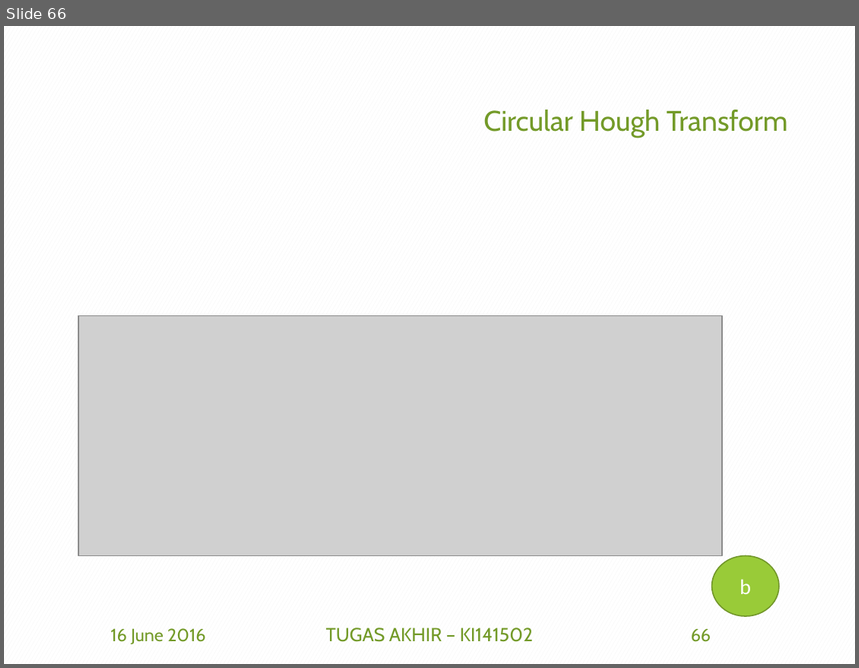
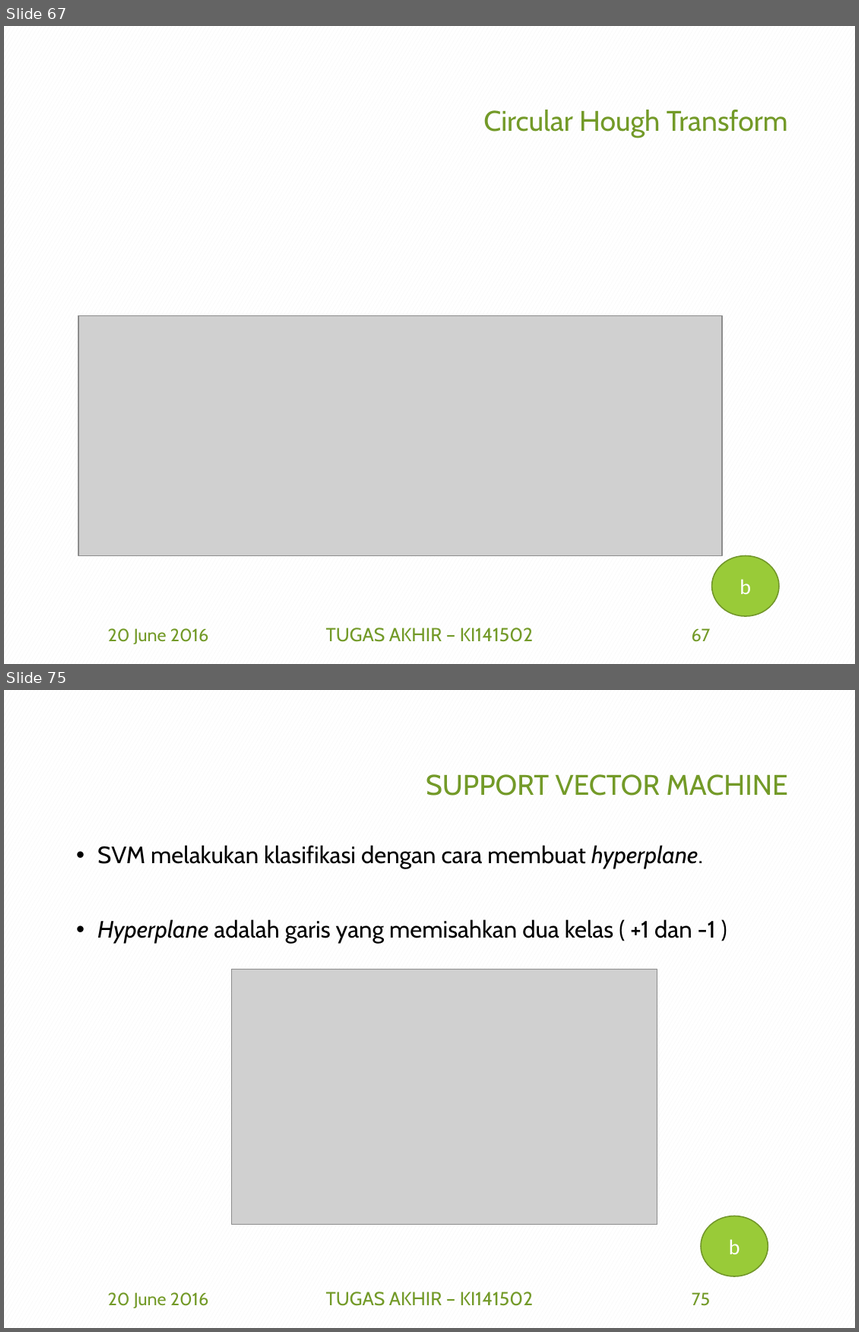
Before and after one commit to afdhalbasith/TA, a slide deck: SiapSidang/5112100153_Afdhal B.pptx. Shown one above the other, each under a label of ours: slide 66 before the commit, slides 67 and 75 after it; the slides between them are not shown. The pictures are 859x668 and 859x1332 pixels, drawn with LibreOffice and Linux fonts; fonts in the diff are those of the drawing; grey boxes stand for pictures; background and template pictures are left out. Boxes give left, top, right and bottom in pixels: in the first picture for what was removed or moved away, otherwise in the second. Text is boxed around its words. In the diff, an @@ line names an element or a change of style, - is before the commit and + after.

```diff
--- a/SiapSidang/5112100153_Afdhal B.pptx
+++ b/SiapSidang/5112100153_Afdhal B.pptx
@@ slide 75 added at [4, 690, 855, 1328], background pattern #F2F2F2 on #FFFFFF @@
@@ title added at [426, 774, 788, 796], 24 pt, text #739A28 @@
+SUPPORT VECTOR MACHINE
@@ text added at [97, 845, 716, 944], 20 pt, text #000000 @@
+• SVM melakukan klasifikasi dengan cara membuat hyperplane.
+• Hyperplane adalah garis yang memisahkan dua kelas ( +1 dan -1 )
@@ picture added at [231, 969, 657, 1224] @@
@@ ellipse added at [701, 1216, 769, 1277], fill #99CB38, outline #719629 1 pt, 18 pt, text #FFFFFF @@
+b
@@ text added at [108, 1293, 208, 1309], 15 pt, text #739A28 @@
+20 June 2016
@@ text added at [326, 1292, 533, 1306], 16 pt, text #739A28 @@
+TUGAS AKHIR – KI141502
@@ page number added at [692, 1293, 710, 1306], 15 pt, text #739A28 @@
+75
@@ what was slide 66 is now slide 67 @@
@@ slide 67 changed as well @@
@@ text at [108, 629, 208, 645]: text changed @@
-16 June 2016
+20 June 2016
@@ page number at [692, 629, 711, 642]: text changed @@
-66
+67
```
Also in this commit, not shown: 90 other slides changed, 9 other slides added, 1 other file.
